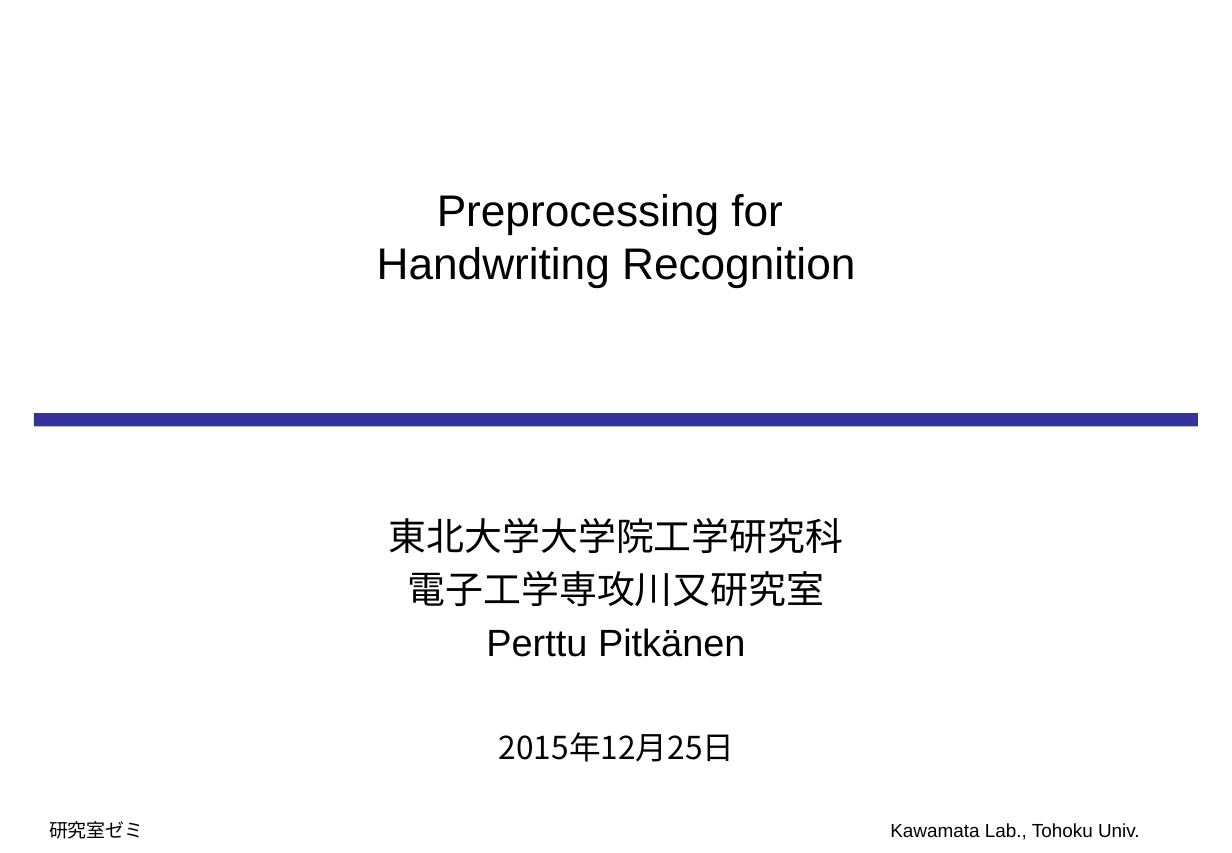
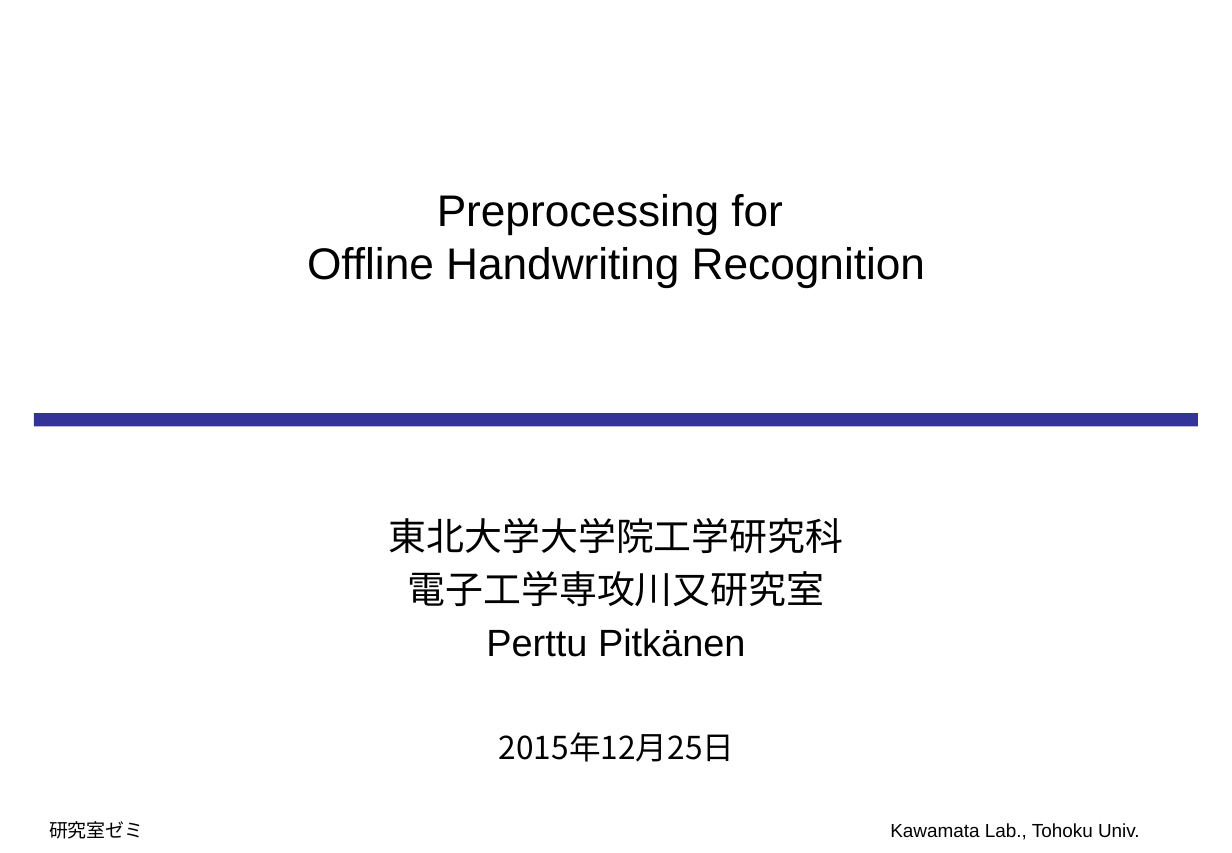
Before and after one commit to Perttu-/Handwriting-recognition, a slide deck: slide 1 of reports & presentations/Preprocessing and Feature Extraction for.pptx. Drawn at 1232x853 pixels with LibreOffice and Linux fonts; fonts in the diff are those of the drawing. Boxes give left, top, right and bottom in pixels: in the first picture for what was removed or moved away, otherwise in the second. Text is boxed around its words. In the diff, an @@ line names an element or a change of style, - is before the commit and + after.

```diff
--- a/reports & presentations/Preprocessing and Feature Extraction for.pptx
+++ b/reports & presentations/Preprocessing and Feature Extraction for.pptx
@@ title at [307, 194, 925, 287]: text changed @@
-Preprocessing for
-Handwriting Recognition
+Preprocessing for
+Offline Handwriting Recognition
```
Also in this commit, not shown: 9 other slides changed, 12 slides added, 11 other files.
